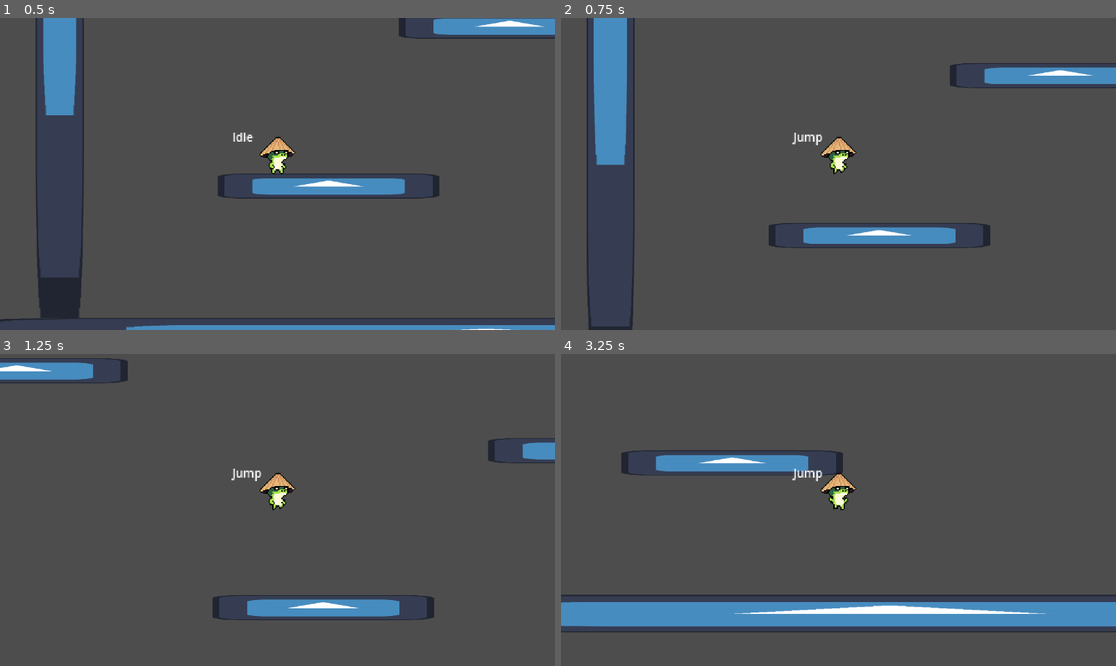
Above: before the commit, frames 1-4 (two rows, left to right).
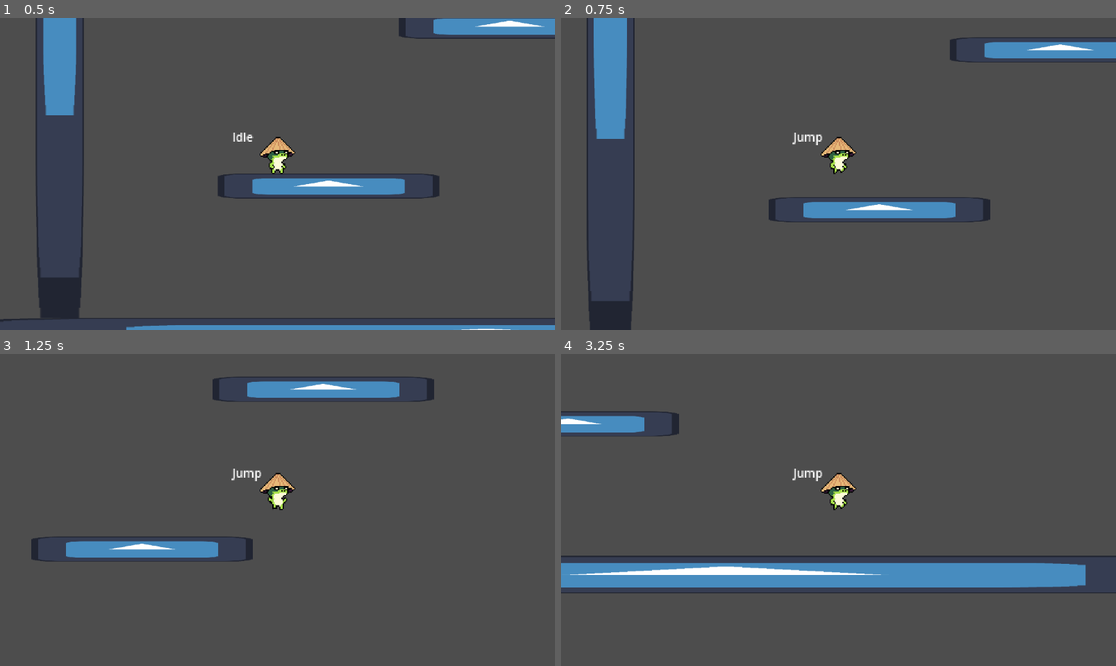
Above: after the commit, the same moments.

Repository: kedywek/SamuraiFrog
Game: Godot game, scene res://scenes/main.tscn
Same seed, same stepped clock (60 frames per second), same inputs: the game is played once before the commit and once after it. The engine's default icon, where the game draws it, is replaced by a stand-in: a white triangle on a blue panel in a dark square.
Inputs:
- Up to frame 1 (0.5 s): no input
- Up to frame 2 (0.75 s): tap Enter at 0.5 s; hold D (right) from 0.53 s (still down); tap W (jump) at 0.6 s
- Up to frame 3 (1.25 s): keep holding D (right); tap W (jump) at 0.77, 1.07 s
- Up to frame 4 (3.25 s): release D (right) at 1.28 s; hold A (left) 1.28-2.03 s; tap Shift (attack) at 1.35, 2.85 s; tap W (jump) at 1.52, 1.55, 1.82, 2.1, 3.02, 3.05 s; hold D (right) from 2.03 s (still down)

Frame 1 is identical in both runs. In frame 2, 7.9% of the frame differs, in the area x 4-100%, y 6-100%; in frame 3, 7.2%; in frame 4, 20%, in the area x 0-100%, y 18-90%.
Error before the commit: Attempt to call function 'start' in base 'null instance' on a null instance. (res://scripts/characters/player.gd:72)

Commit message:
some fixes with merge

Diff:
--- a/scripts/characters/player.gd
+++ b/scripts/characters/player.gd
@@ -69,8 +69,7 @@
 
 	if Input.is_action_just_pressed("jump") and is_on_floor():
 		state = States.Charge
-		$ChargeTime.start()
-		$ChargeTime.one_shot = true
+		$jump_timer.start()
 
 
 	if state == States.Charge and Input.is_action_just_released("jump"):
